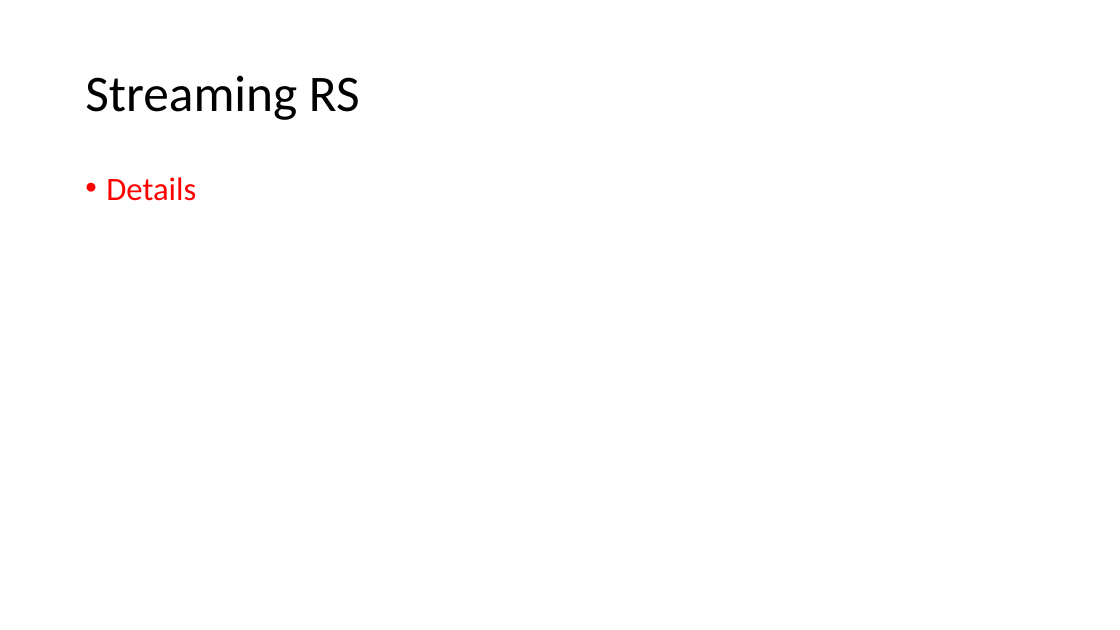
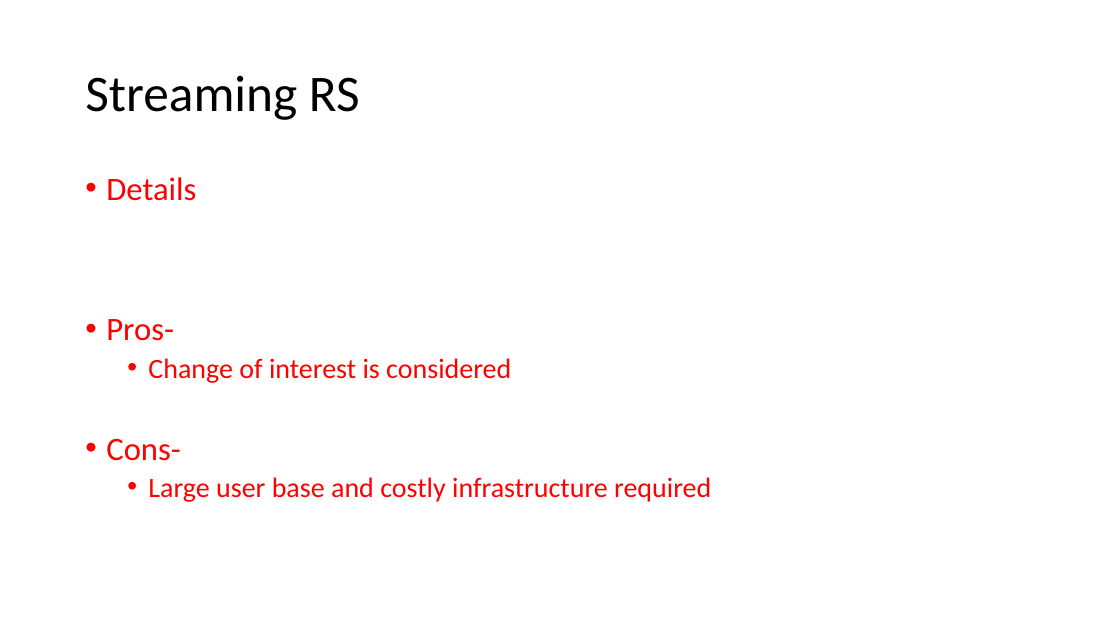
Before and after one commit to DibyamAgrawal/RS-ppt, a slide deck: slide 20 of summer_Basics of RS.pptx. Drawn at 1120x630 pixels with LibreOffice and Linux fonts; fonts in the diff are those of the drawing. Boxes give left, top, right and bottom in pixels: in the first picture for what was removed or moved away, otherwise in the second. Text is boxed around its words. In the diff, an @@ line names an element or a change of style, - is before the commit and + after.

Commit message:
small update

```diff
--- a/summer_Basics of RS.pptx
+++ b/summer_Basics of RS.pptx
@@ text at (106, 319, 711, 502): paragraphs added @@
+• Pros-
+  • Change of interest is considered
+• Cons-
+  • Large user base and costly infrastructure required
```
